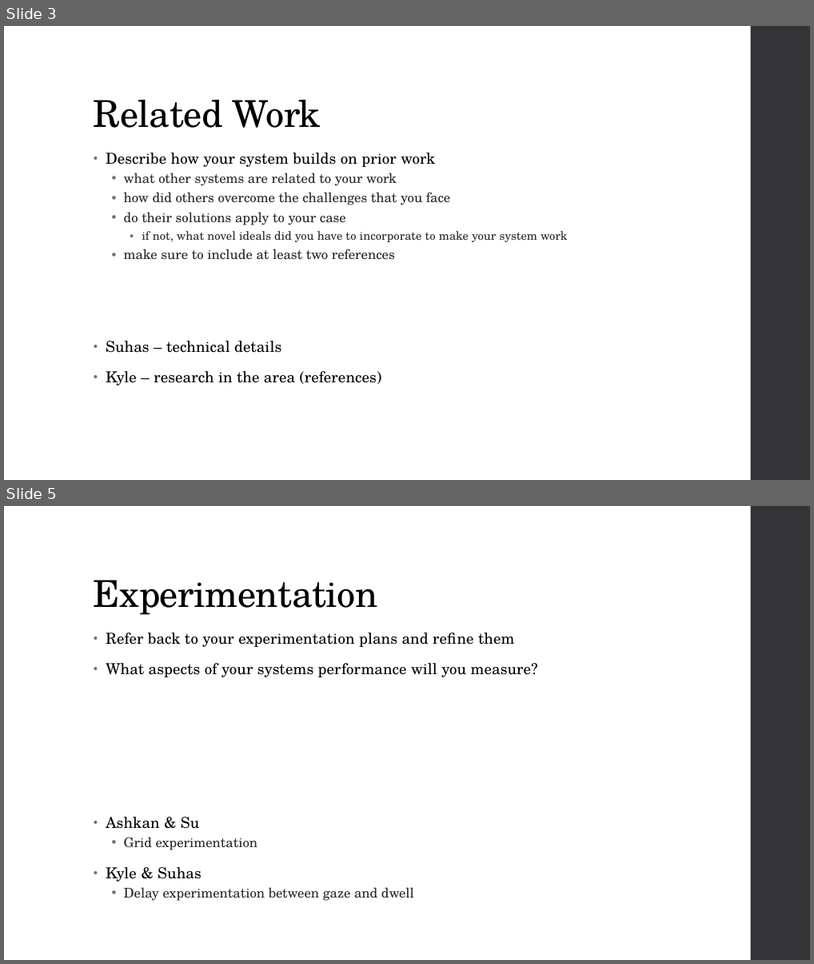
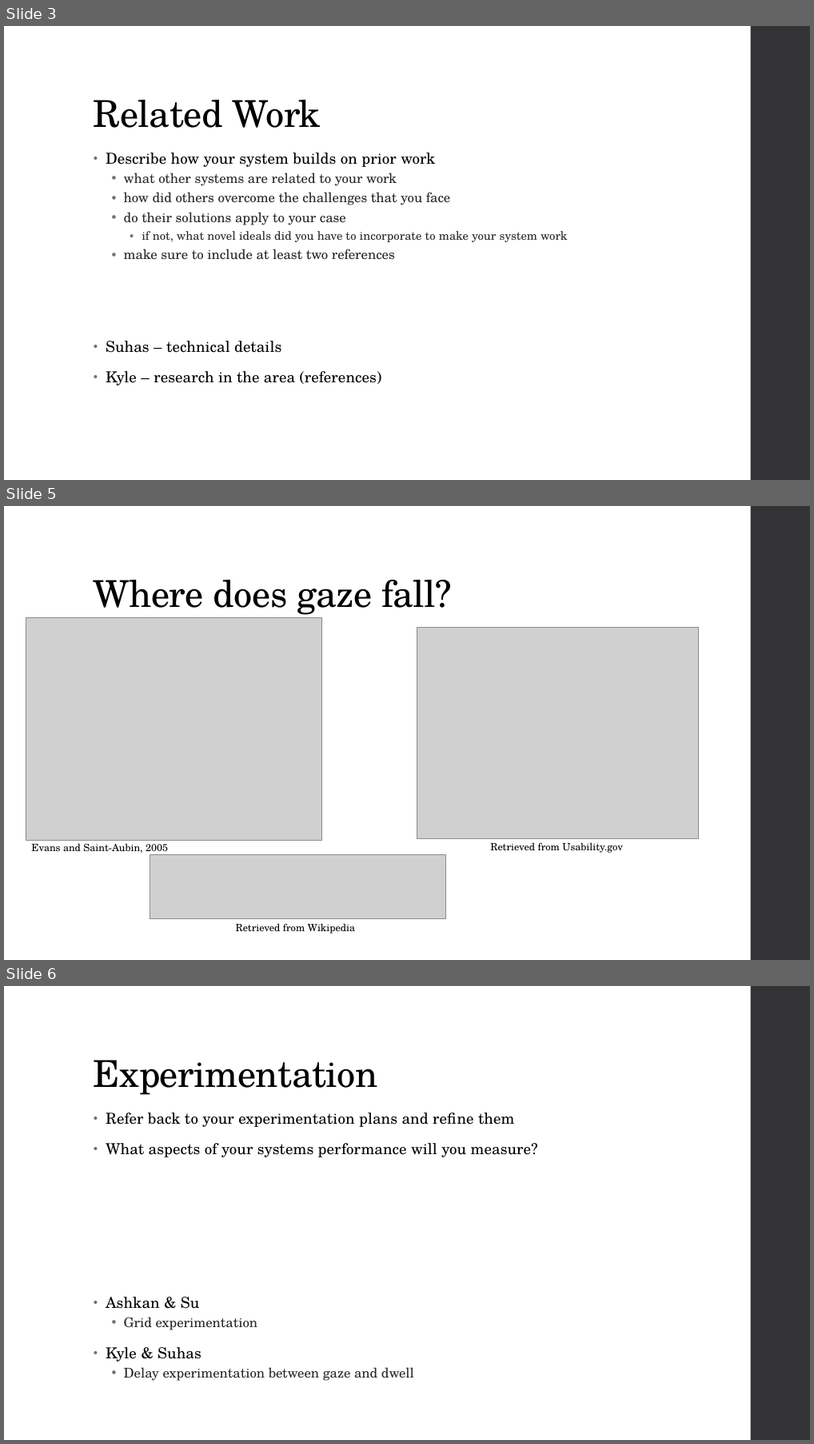
Before and after one commit to diederichk/StepCounter, a slide deck: MidtermPresentation/Diederich_MidtermPresentation.pptx. Shown one above the other, each under a label of ours: slides 3 and 5 before the commit, slides 3, 5 and 6 after it; the slides between them are not shown. The pictures are 814x964 and 814x1444 pixels, drawn with LibreOffice and Linux fonts; fonts in the diff are those of the drawing; grey boxes stand for pictures. Boxes give left, top, right and bottom in pixels: in the first picture for what was removed or moved away, otherwise in the second. Text is boxed around its words. In the diff, an @@ line names an element or a change of style, - is before the commit and + after.

```diff
--- a/MidtermPresentation/Diederich_MidtermPresentation.pptx
+++ b/MidtermPresentation/Diederich_MidtermPresentation.pptx
@@ slide 5 added at (x1=4, y1=506, x2=810, y2=960), background #FFFFFF; not listed: 1 template element that a slide beside it also shows @@
@@ title added at (x1=94, y1=580, x2=452, y2=618), 44 pt, text #000000 @@
+Where does gaze fall?
@@ picture added at (x1=26, y1=618, x2=322, y2=840) @@
@@ picture added at (x1=417, y1=627, x2=699, y2=838) @@
@@ text added at (x1=31, y1=843, x2=168, y2=852), 12 pt, text #000000 @@
+Evans and Saint-Aubin, 2005
@@ picture added at (x1=150, y1=854, x2=446, y2=919) @@
@@ text added at (x1=490, y1=842, x2=623, y2=852), 12 pt, text #000000 @@
+Retrieved from Usability.gov
@@ text added at (x1=236, y1=923, x2=355, y2=933), 12 pt, text #000000 @@
+Retrieved from Wikipedia
@@ what was slide 5 is now slide 6 @@
```
Also in this commit, not shown: 2 slides changed, 1 slide removed, 4 other files.
